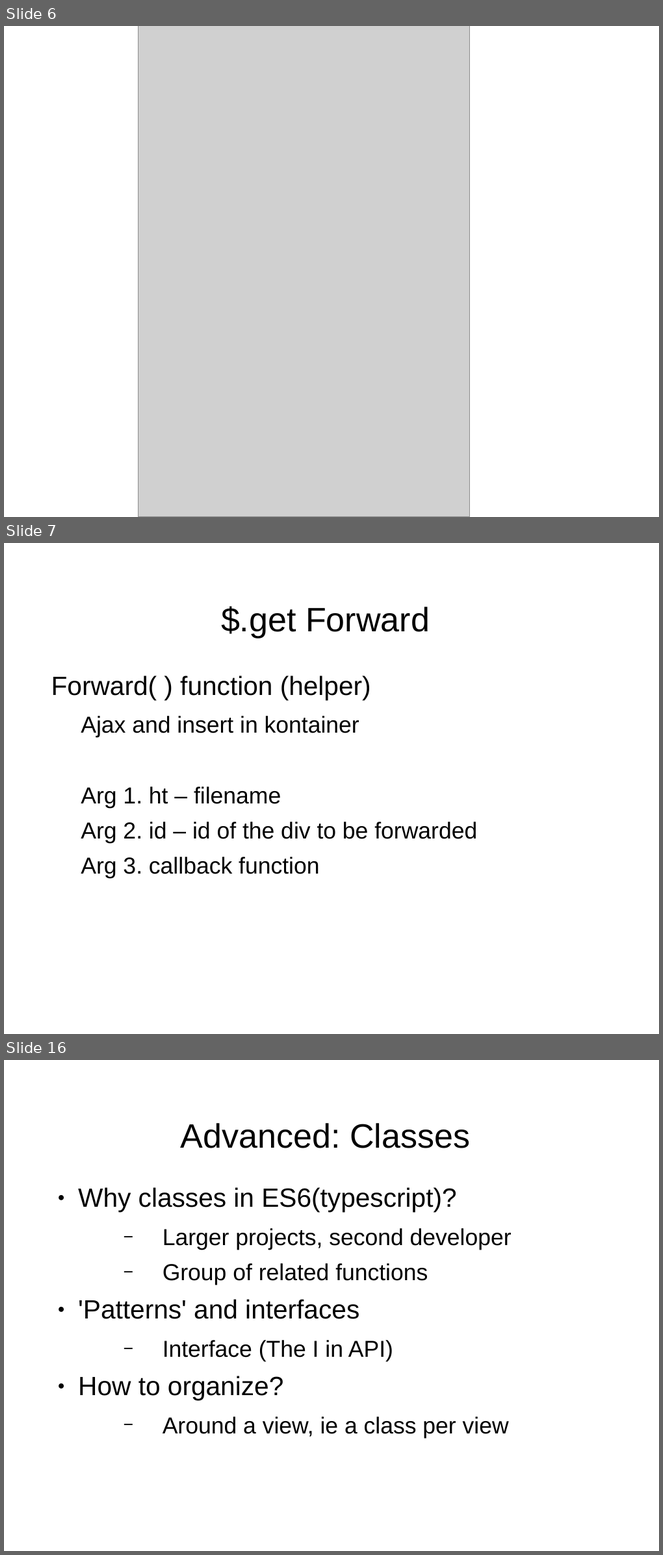
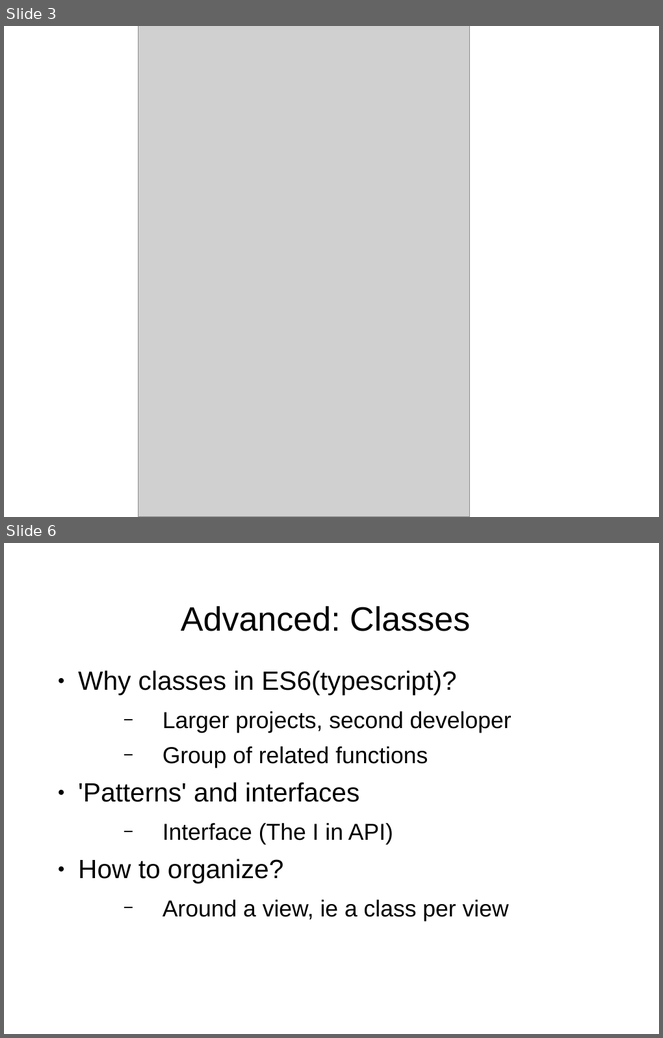
Before and after one commit to shawea/blueGrass, a slide deck: trainTheTrainer/2of2.odp. Shown one above the other, each under a label of ours: slides 6, 7 and 16 before the commit, slides 3 and 6 after it; the slides between them are not shown. The pictures are 663x1555 and 663x1038 pixels, drawn with LibreOffice and Linux fonts; fonts in the diff are those of the drawing; grey boxes stand for pictures; background and template pictures are left out. Boxes give left, top, right and bottom in pixels: in the first picture for what was removed or moved away, otherwise in the second. Text is boxed around its words. In the diff, an @@ line names an element or a change of style, - is before the commit and + after.

```diff
--- a/trainTheTrainer/2of2.odp
+++ b/trainTheTrainer/2of2.odp
@@ slide 7 removed at <box>4,543,659,1034</box>, background picture (left out) @@
@@ title removed at <box>221,606,430,639</box> @@
-$.get Forward
@@ text removed at <box>51,676,477,878</box> @@
-Forward( ) function (helper)
-  Ajax and insert in kontainer
-  Arg 1. ht – filename
-  Arg 2. id – id of the div to be forwarded
-  Arg 3. callback function
@@ what was slide 6 is now slide 3 @@
@@ what was slide 16 is now slide 6 @@
```
Also in this commit, not shown: 3 slides changed, 3 slides added, 14 other slides removed, 4 other files.
